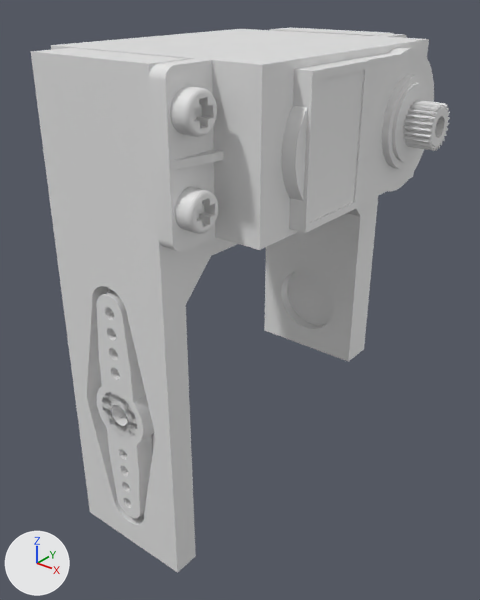
A saved change to the OBJ model models/quadruped/mesh/FEMA.obj.
Camera for both pictures: a 50 mm camera at (0.0621, -0.0519, 0.0559) aimed at (0.0021, 0.0232, 0.0094). Every picture has the same lights, and +X, +Y and +Z are marked at lower left. Where no turn or scale is listed for an object, it has been applied to the vertices.

Objects in the first picture: 'Fema_1'.
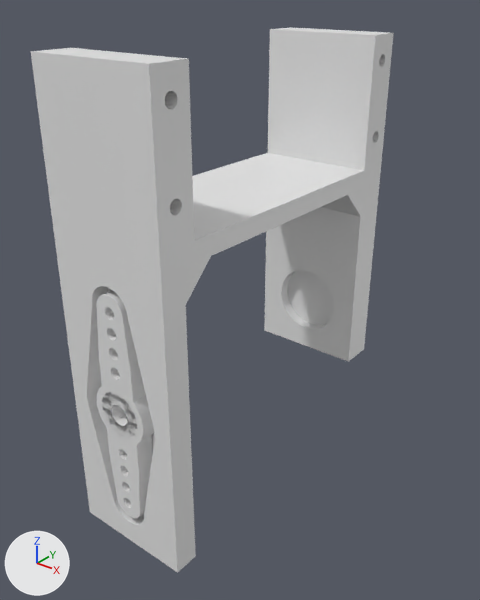
Where the change shows, as pixel boxes (x1, y1, x2, y2) in the pictures (480 x 600 px):
'Fema_1', reshaped (13% narrower): before (31, 27, 450, 573); after (31, 27, 394, 573)
part 1 of me_fema_1, deleted: before (51, 29, 450, 252)

What the commit changed:
me_fema_1 is used by ob_fema_1; location (0.0, 0.0, 0.0).
me_fema_1 had 10320 vertices, 20100 faces and spanned x -0.0206..0.0264, y -0.0018..0.0527, z -0.024..0.048.
me_fema_1 now has 3307 vertices, 6664 faces and spans x -0.01..0.01, y -0.0016..0.0524, z -0.024..0.048.
me_fema_1 part 1: 6 loose pieces with 7013 vertices, spanning x -0.0206..0.0264, y -0.0018..0.0527, z 0.0277..0.0479, are deleted.
